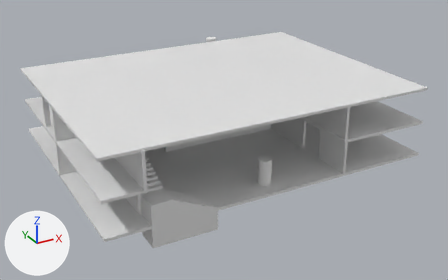
One commit to the Blender file Assets/Models/HouseBASE.blend: the scene before it, then after it.
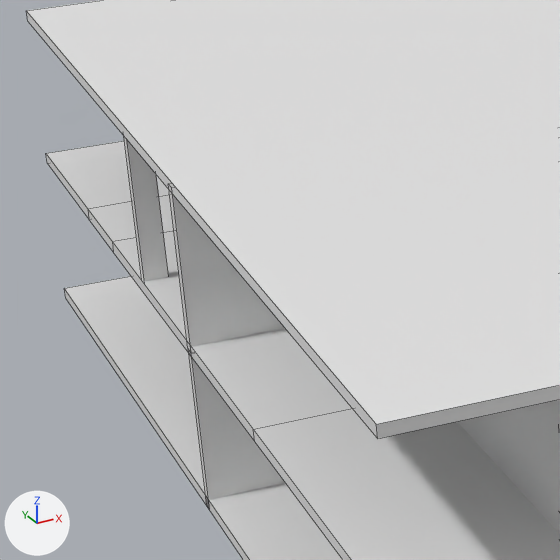
Each version appears first whole from a 50 mm camera at (-22.7, -41.9, 20.9) aimed at (0.5, 0.2, -0.1), and next in a close-up on the part from 3% to 31% of the width and 24% to 67% of the height. Arrows for +X, +Y and +Z are at lower left; the lights stay in place. The close-ups show mesh edges as thin lines.

Before the edit, the objects in view are built like this:
```python
me_cube_053 = bpy.data.meshes.new('Cube.053')
me_cube_053.from_pydata(...)  # 12 vertices, 10 faces; spans x -3.02..1.0, y -1.0..1.0, z -1.0..1.0
me_cube_053.materials.append(mat_1stfloor_wall)  # white #e7e7e7
me_cube_054 = bpy.data.meshes.new('Cube.054')
me_cube_054.from_pydata(...)  # a box spanning x -1.0..1.0, y -1.0..1.0, z -1.0..1.0
me_cube_054.materials.append(mat_1stfloor_wall)  # white #e7e7e7
me_cube_055 = bpy.data.meshes.new('Cube.055')
me_cube_055.from_pydata(...)  # a box spanning x -1.0..1.0, y -1.0..1.0, z -1.0..1.0
me_cube_055.materials.append(mat_1stfloor_wall)  # white #e7e7e7
ob_wall_038 = bpy.data.objects.new('Wall.038', me_cube_053)
ob_wall_038.location = (-10.68, -0.32, 4.09)
ob_wall_038.rotation_euler = (0.0, 0.0, 1.571)  # degrees (0, 0, 90)
ob_wall_038.scale = (3.25, 0.1, 1.38)
ob_wall_039 = bpy.data.objects.new('Wall.039', me_cube_054)
ob_wall_039.location = (-12.11, -0.04, 4.09)
ob_wall_039.scale = (1.4, 0.1, 1.38)
ob_wall_040 = bpy.data.objects.new('Wall.040', me_cube_055)
ob_wall_040.location = (-13.27, 3.0, 4.09)
ob_wall_040.scale = (0.2, 0.1, 1.38)
# also in view: 'Roof' at (-0.5, 0.0, 5.5); 'Wall.025' at (-10.5, 0.0, 1.3); 'Floor.003' at (-0.5, 0.0, 0.0); 'Floor.004' at (-0.5, 0.0, 2.7)
```
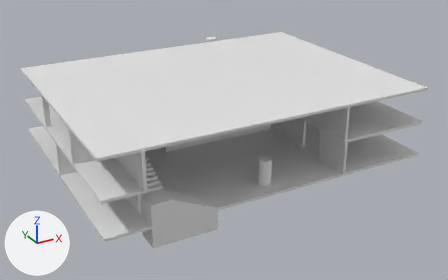
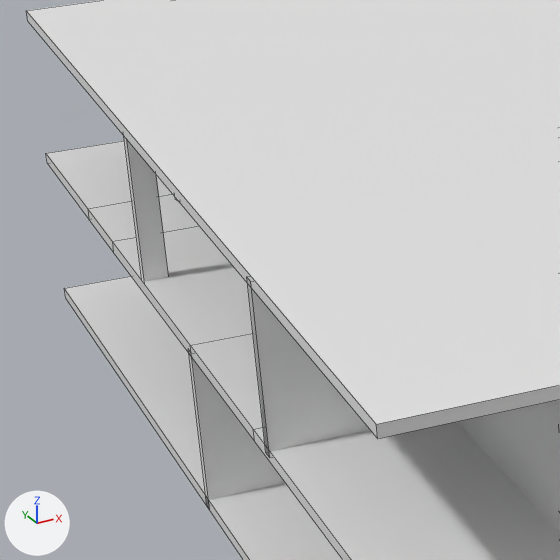
Patch to the scene script:
```diff
--- a/Assets/Models/HouseBASE.blend.py
+++ b/Assets/Models/HouseBASE.blend.py
@@ ob_wall_039 @@
 ob_wall_039 = bpy.data.objects.new('Wall.039', me_cube_054)
-ob_wall_039.location = (-12.11, -0.04, 4.09)
+ob_wall_039.location = (-12.11, -4.33, 4.09)
 ob_wall_039.scale = (1.4, 0.1, 1.38)
```

Location of each change, [x1, y1, x2, y2] in pixels of the close-ups (560 x 560 px):
'Wall.039', moved: before [168, 184, 285, 353]; after [247, 277, 370, 458]
